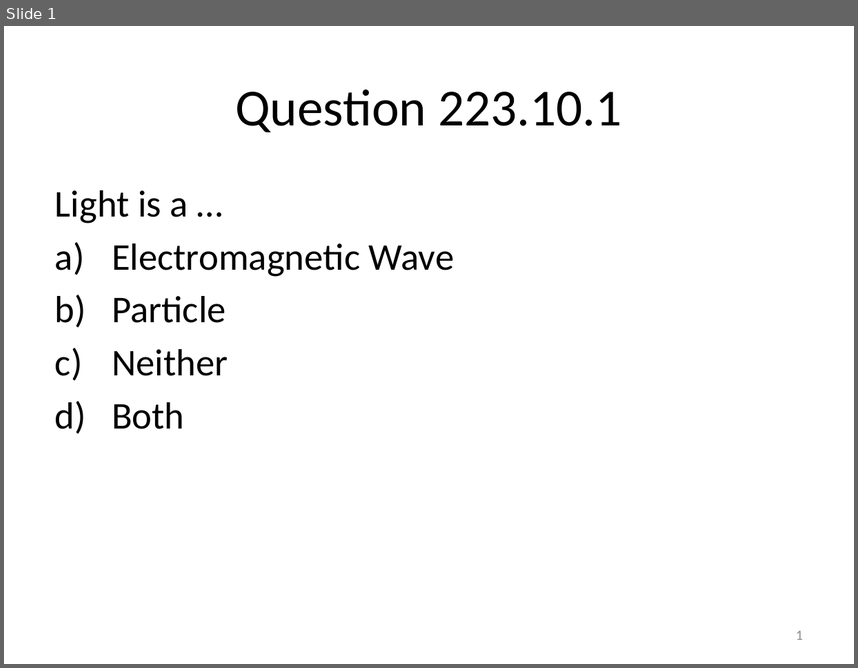
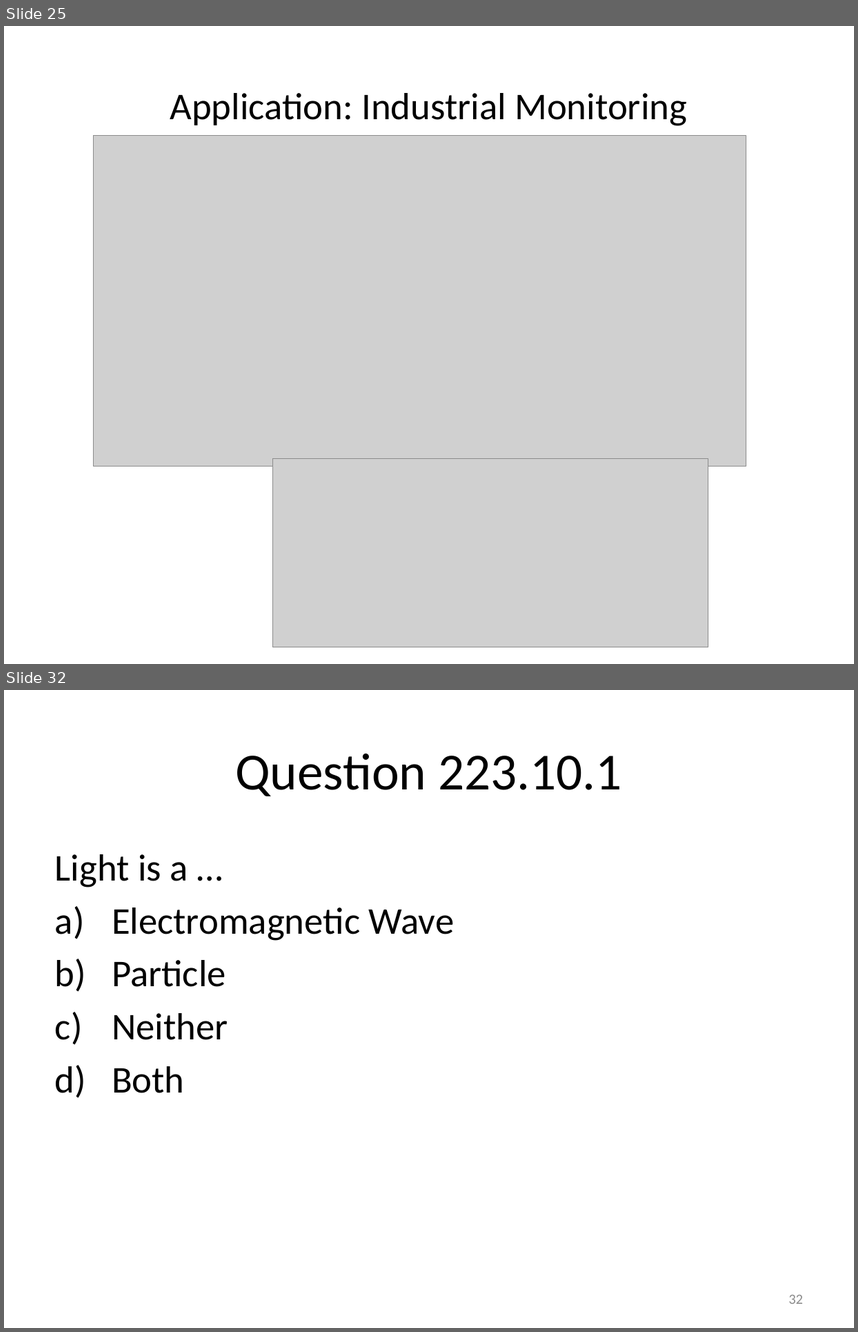
Before and after one commit to rtlines/Introductory-Physics-II, a slide deck: Lecture_Slides/PH 123 Lecture 11.pptx. Shown one above the other, each under a label of ours: slide 1 before the commit, slides 25 and 32 after it; the slides between them are not shown. The pictures are 858x668 and 858x1332 pixels, drawn with LibreOffice and Linux fonts; fonts in the diff are those of the drawing; grey boxes stand for pictures. Boxes give left, top, right and bottom in pixels: in the first picture for what was removed or moved away, otherwise in the second. Text is boxed around its words. In the diff, an @@ line names an element or a change of style, - is before the commit and + after.

```diff
--- a/Lecture_Slides/PH 123 Lecture 11.pptx
+++ b/Lecture_Slides/PH 123 Lecture 11.pptx
@@ slide 25 added at (4,26,854,664), background #FFFFFF @@
@@ title added at (170,93,687,126), 32 pt, text #000000 @@
+Application: Industrial Monitoring
@@ picture added at (93,136,746,466) @@
@@ picture added at (272,459,708,646) @@
@@ what was slide 1 is now slide 32 @@
@@ page number at (789,1294,803,1303): text changed @@
-1
+32
```
Also in this commit, not shown: 2 slides changed, 30 other slides added, 26 other files.
